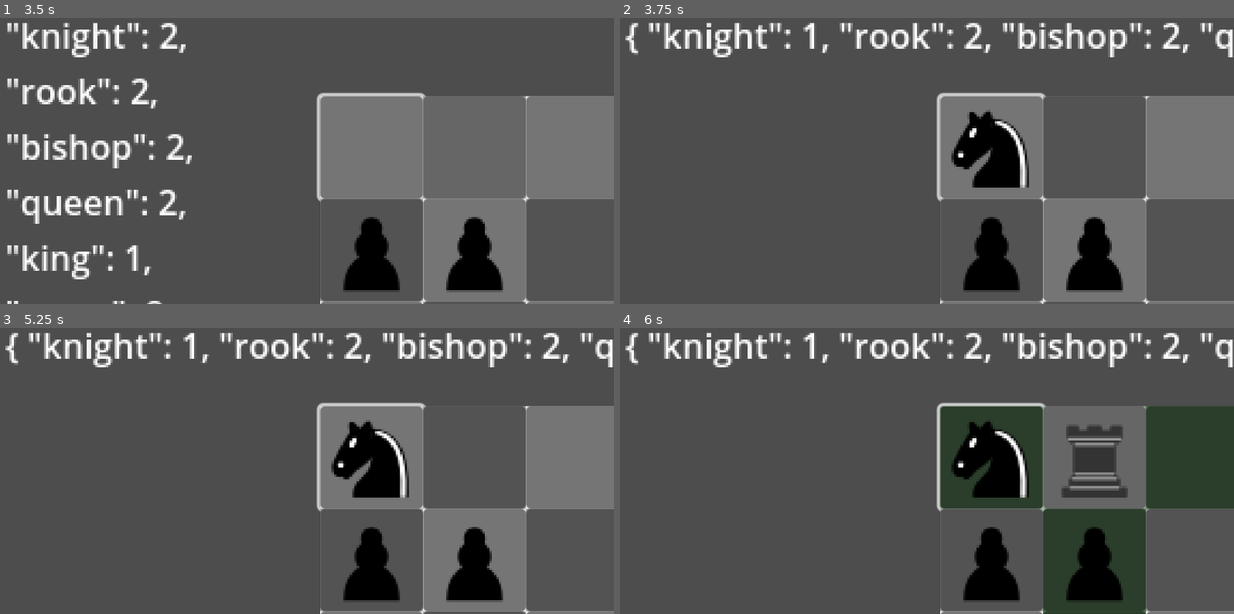
Above: before the commit, frames 1-4 (two rows, left to right).
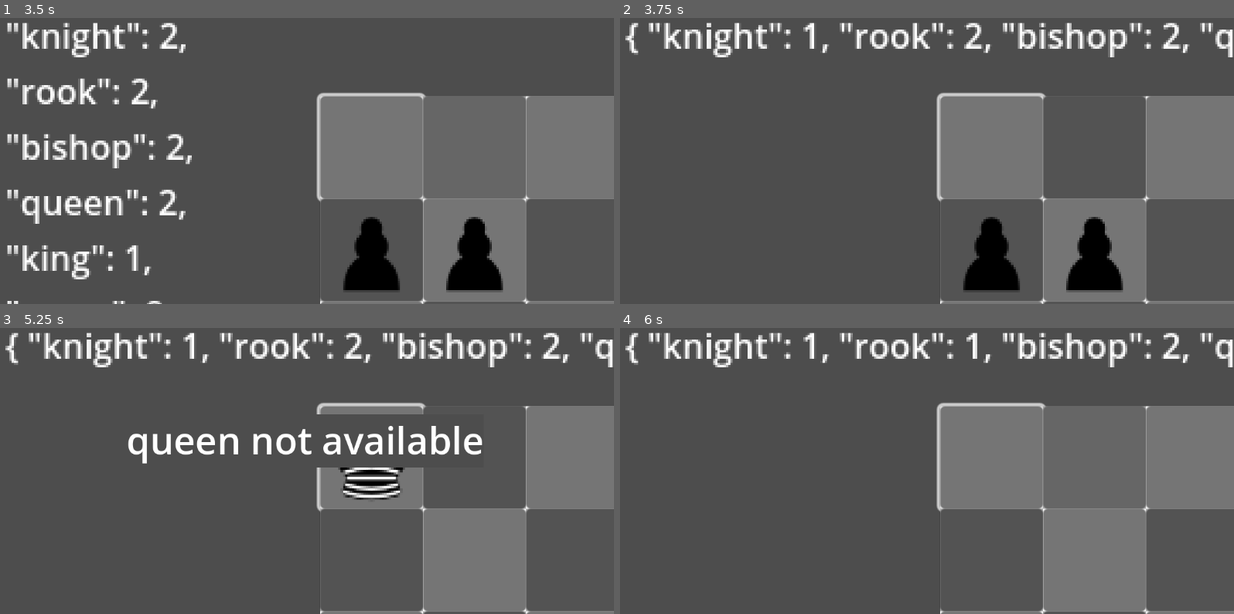
Above: after the commit, the same moments.

Repository: Noelithub77/Chessialo
Game: Godot game, scene res://main.tscn
Same seed, same stepped clock (60 frames per second), same inputs: the game is played once before the commit and once after it.
Inputs (mouse positions are in pixels of both pictures, inside the frame that each line leads up to):
- Up to frame 1 (3.5 s): click (374, 146) at 0.52 s; click (374, 146) at 1.27 s; click (374, 146) at 2.02 s; tap Enter at 2.75 s; move the mouse to (442, 112) at 2.77 s; tap B (b) at 2.85 s; tap K (k) at 3.05 s
- Up to frame 2 (3.75 s): tap Space at 3.5 s; move the mouse to (804, 149) at 3.52 s; tap K (k) at 3.6 s
- Up to frame 3 (5.25 s): tap P (p) at 3.8, 4.35 s; tap Enter at 4.25 s; move the mouse to (368, 365) at 4.27 s; tap Q (q) at 4.55, 5.1 s; tap Space at 5 s; move the mouse to (276, 511) at 5.02 s
- Up to frame 4 (6 s): tap R (r) at 5.3, 5.85 s; tap Enter at 5.75 s; move the mouse to (1111, 493) at 5.77 s

Frame 1 is identical in both runs. In frame 2, 2.3% of the frame differs, in the area x 53-67%, y 32-60%; in frame 3, 8.6%; in frame 4, 21%, in the area x 52-100%, y 1-100%.

Commit message:
refactor game mechanics: optimize respawn delay, enhance piece management, and improve score handling

Diff:
--- a/main.gd
+++ b/main.gd
@@ -11,7 +11,7 @@
 var score : int = 0
 const BOARD_SIZE : int = 8
 const FLASH_DURATION : float = 0.2
-const RESPAWN_DELAY : float = 0.5
+const RESPAWN_DELAY : float = 0.3
 
 var piece_types : Dictionary = {
 	"k" : "knight",
@@ -64,10 +64,11 @@
 	content.texture = enemy_texture
 	content.visible = true
 	board.occupied_squares[random_pos] = true
+	board.occupied_by_piece[random_pos] = "enemy"
 
 func _flash_square(color_rect: ColorRect) -> void:
 	var original_color = color_rect.color
-	color_rect.color = Color(1, 0, 0, 0.7)
+	color_rect.color = Color("#12f2c9b3")
 	await get_tree().create_timer(FLASH_DURATION).timeout
 	color_rect.color = original_color
 
@@ -89,6 +90,16 @@
 		if Input.is_action_just_pressed(key):
 			var piece_name = piece_types[key]
 			if piece_name in available_pieces and available_pieces[piece_name] > 0:
+				# Remove previous piece if it exists
+				for piece in player_pieces:
+					var square = board.get_square(piece.pos)
+					var content = square.get_node("ColorRect/ContentTextureRect")
+					content.texture = null
+					content.visible = false
+					board.occupied_squares[piece.pos] = false
+					board.occupied_by_piece[piece.pos] = "none"
+				player_pieces.clear()
+
 				active_piece_type = piece_name
 				$SelectedPiece.text = "Selected Piece: " + active_piece_type
 			else:
@@ -98,6 +109,7 @@
 	var popup = Popup.new()
 	var label = Label.new()
 	label.text = piece_name + " not available"
+	label.add_theme_font_size_override("font_size", 70)  # Increased font size
 	popup.add_child(label)
 	add_child(popup)
 	popup.popup_centered()
@@ -121,6 +133,7 @@
 
 	player_pieces.append({"type": active_piece_type, "pos": grid_pos})
 	board.occupied_squares[grid_pos] = true
+	board.occupied_by_piece[grid_pos] = "player"
 	available_pieces[active_piece_type] -= 1
 
 	$Available.text = str(available_pieces)
@@ -132,30 +145,50 @@
 func check_kills() -> void:
 	var killed_positions = _get_killed_positions()
 
+	if killed_positions.is_empty():
+		return
+
+	# Handle all kills at once
 	for pos in killed_positions:
-		await _handle_kill(pos)
+		var square = board.get_square(pos)
+		var content = square.get_node("ColorRect/ContentTextureRect")
+		content.texture = null
+		content.visible = false
+		board.occupied_squares[pos] = false
+		score += 1
+
+	$ScoreLabel.text = "Score: " + str(score)
+
+	# Wait a moment before respawning
+	await get_tree().create_timer(RESPAWN_DELAY).timeout
+
+	# Respawn enemies until we're back to enemy_count
+	var current_enemies = count_enemies()
+	var enemies_to_spawn = enemy_count - current_enemies
+
+	for i in enemies_to_spawn:
+		spawn_enemy(true)
+		# Add a small delay between spawns
+		await get_tree().create_timer(0.1).timeout
+
+func count_enemies() -> int:
+	var count = 0
+	for pos in board.occupied_squares:
+		if board.occupied_squares[pos]:
+			var square = board.get_square(pos)
+			var content = square.get_node("ColorRect/ContentTextureRect")
+			if content.texture == enemy_texture:
+				count += 1
+	return count
 
 func _get_killed_positions() -> Array:
 	var killed = []
 	for piece in player_pieces:
 		var kills = get_moves(piece.type, piece.pos)
 		for pos in kills:
-			if board.occupied_squares.get(pos, false):
+			if board.occupied_squares.get(pos, false) and board.occupied_by_piece[pos] == "enemy":
 				killed.append(pos)
 	return killed
-
-func _handle_kill(pos: Vector2) -> void:
-	var square = board.get_square(pos)
-	var content = square.get_node("ColorRect/ContentTextureRect")
-	content.texture = null
-	content.visible = false
-
-	board.occupied_squares[pos] = false
-	score += 1
-	$ScoreLabel.text = "Score: " + str(score)
-
-	await get_tree().create_timer(RESPAWN_DELAY).timeout
-	spawn_enemy(true)  # Show flash effect during respawn
 
 func get_moves(piece_type : String, grid_position : Vector2) -> Array[Vector2]:
 	match piece_type:
